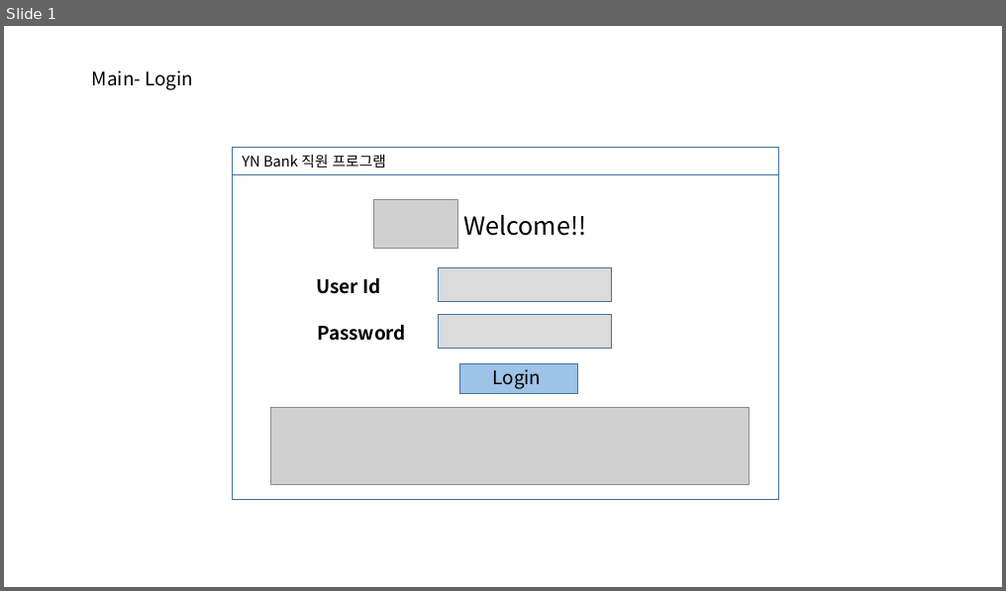
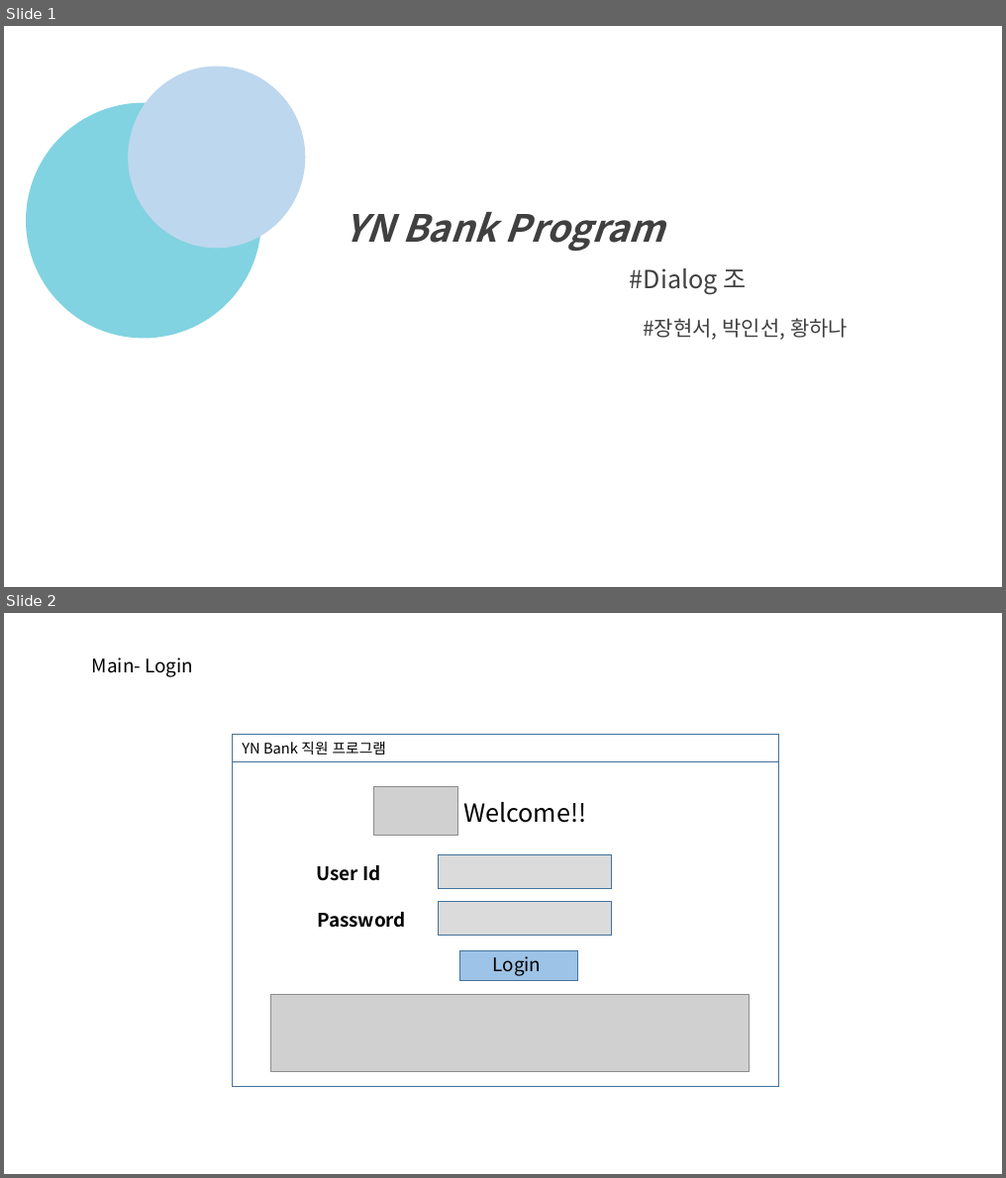
Before and after one commit to DaeguIT-MinSuKim/yi_java3st_2team, a slide deck: file/UI 설계화면 최종.pptx. Shown one above the other, each under a label of ours: slide 1 before the commit, slides 1 and 2 after it. The pictures are 1006x591 and 1006x1178 pixels, drawn with LibreOffice and Linux fonts; fonts in the diff are those of the drawing; grey boxes stand for pictures. Boxes give left, top, right and bottom in pixels: in the first picture for what was removed or moved away, otherwise in the second. Text is boxed around its words. In the diff, an @@ line names an element or a change of style, - is before the commit and + after.

```diff
--- a/file/UI 설계화면 최종.pptx
+++ b/file/UI 설계화면 최종.pptx
@@ slide 1 added at (4, 26, 1002, 587), background #FFFFFF @@
@@ ellipse added at (129, 67, 306, 249), fill #BDD7EE @@
@@ ellipse added at (26, 103, 261, 339), fill #81D3E1 @@
@@ text added at (344, 212, 746, 295), 36 pt, text #404040, bold, italic @@
+YN Bank Program
+#Dialog 조
@@ text added at (643, 318, 847, 340), 20 pt, text #404040 @@
+#장현서, 박인선, 황하나
@@ what was slide 1 is now slide 2 @@
```
Also in this commit, not shown: 4 other files.
